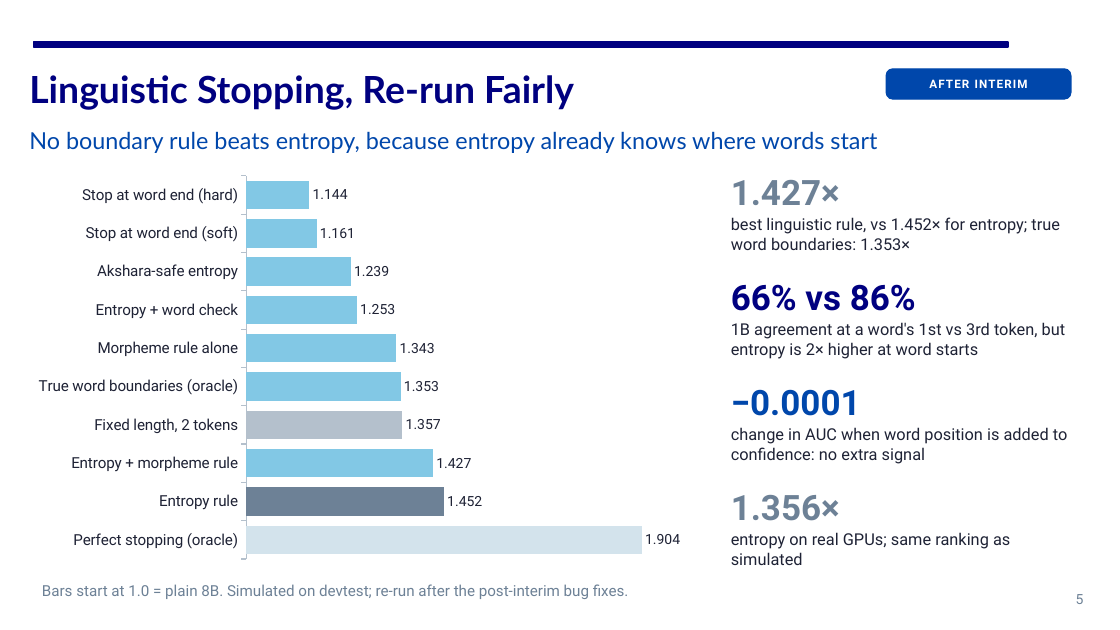
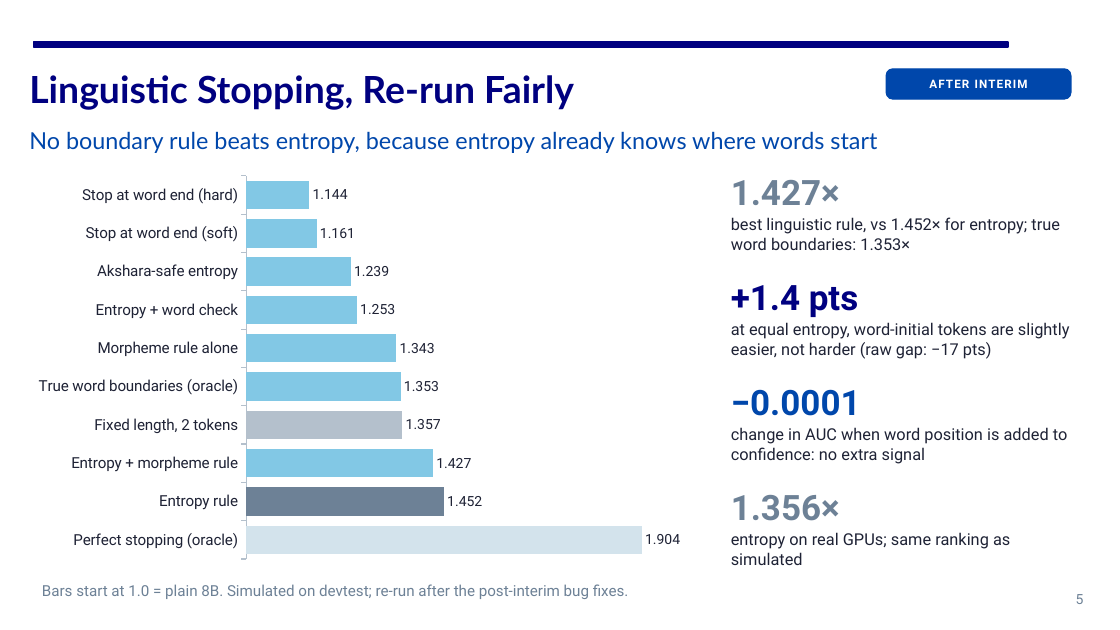
Before and after one commit to https-kanika/Linguistically-guided-MTP, a slide deck: slide 5 of docs/presentation/CS769_final_presentation.pptx. Drawn at 1120x630 pixels with LibreOffice and Linux fonts; fonts in the diff are those of the drawing. Boxes give left, top, right and bottom in pixels: in the first picture for what was removed or moved away, otherwise in the second. Text is boxed around its words. In the diff, an @@ line names an element or a change of style, - is before the commit and + after.

```diff
--- a/docs/presentation/CS769_final_presentation.pptx
+++ b/docs/presentation/CS769_final_presentation.pptx
@@ text at box(731, 285, 858, 317): text changed @@
-66% vs 86%
++1.4 pts
@@ text at box(731, 322, 1070, 359): text changed @@
-1B agreement at a word's 1st vs 3rd token, but entropy is 2× higher at word starts
+at equal entropy, word-initial tokens are slightly easier, not harder (raw gap: −17 pts)
```
Also in this commit, not shown: 10 other slides changed, 8 slides added, 1 other file.
